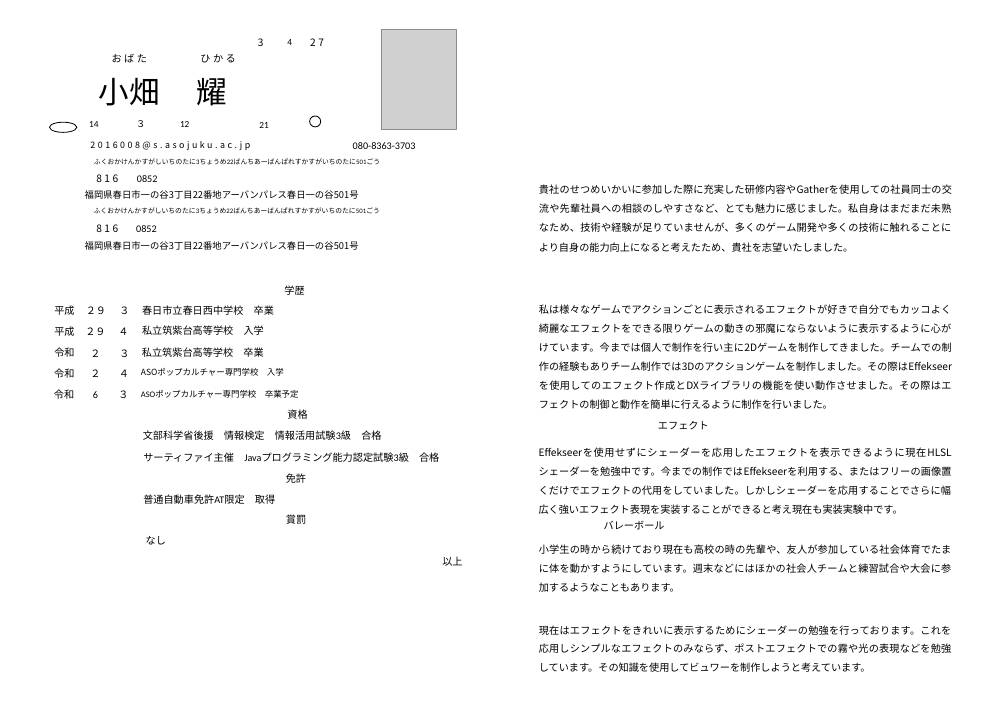
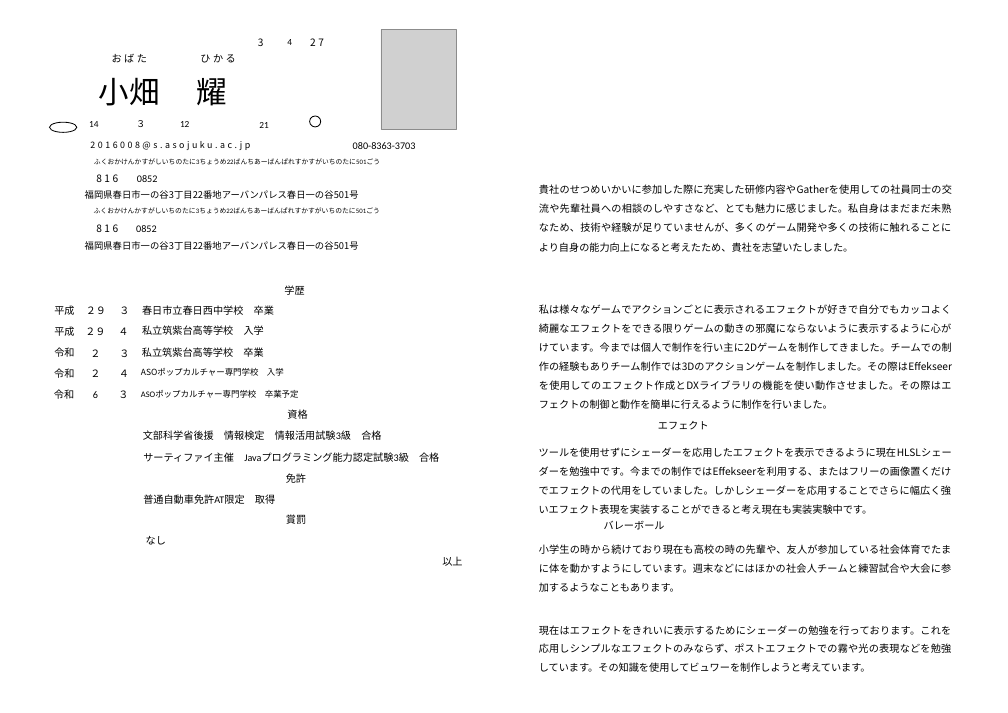
Before and after one commit to Hikarunn/Resume, a slide deck: slide 1 of ASOポップカルチャー専門学校_小畑耀_(株)クロスプラススタジオ_履歴書.pptx. Drawn at 1008x713 pixels with LibreOffice and Linux fonts; fonts in the diff are those of the drawing; grey boxes stand for pictures; background and template pictures are left out. Boxes give left, top, right and bottom in pixels: in the first picture for what was removed or moved away, otherwise in the second. Text is boxed around its words. In the diff, an @@ line names an element or a change of style, - is before the commit and + after.

```diff
--- a/ASOポップカルチャー専門学校_小畑耀_(株)クロスプラススタジオ_履歴書.pptx
+++ b/ASOポップカルチャー専門学校_小畑耀_(株)クロスプラススタジオ_履歴書.pptx
@@ subtitle at (539,447,952,514): text changed @@
-Effekseerを使用せずにシェーダーを応用したエフェクトを表示できるように現在HLSLシェーダーを勉強中です。今までの制作ではEffekseerを利用する、またはフリーの画像置くだけでエフェクトの代用をしていました。しかしシェーダーを応用することでさらに幅広く強いエフェクト表現を実装することができると考え現在も実装実験中です。
+ツールを使用せずにシェーダーを応用したエフェクトを表示できるように現在HLSLシェーダーを勉強中です。今までの制作ではEffekseerを利用する、またはフリーの画像置くだけでエフェクトの代用をしていました。しかしシェーダーを応用することでさらに幅広く強いエフェクト表現を実装することができると考え現在も実装実験中です。
```
Also in this commit, not shown: 1 other file.
